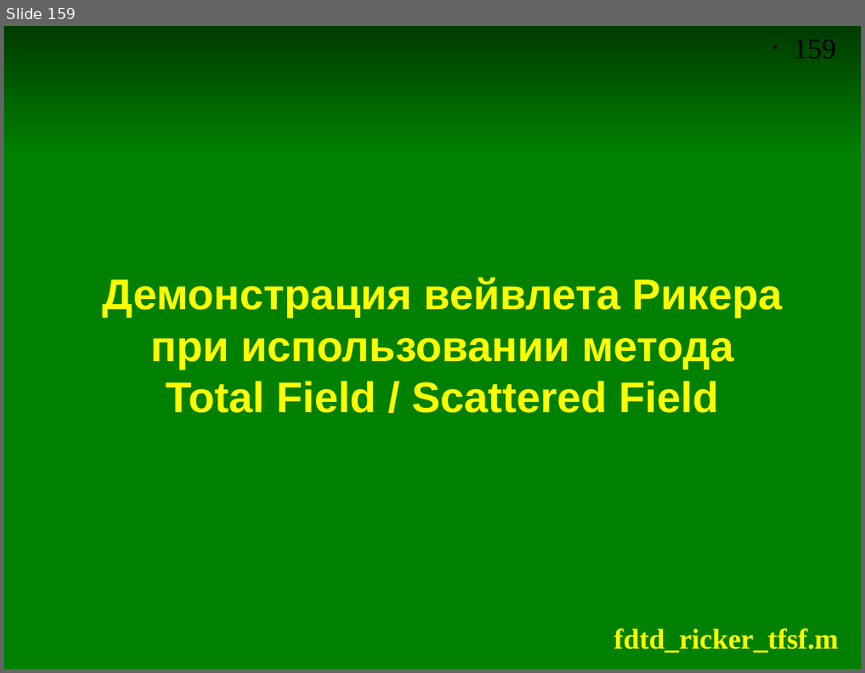
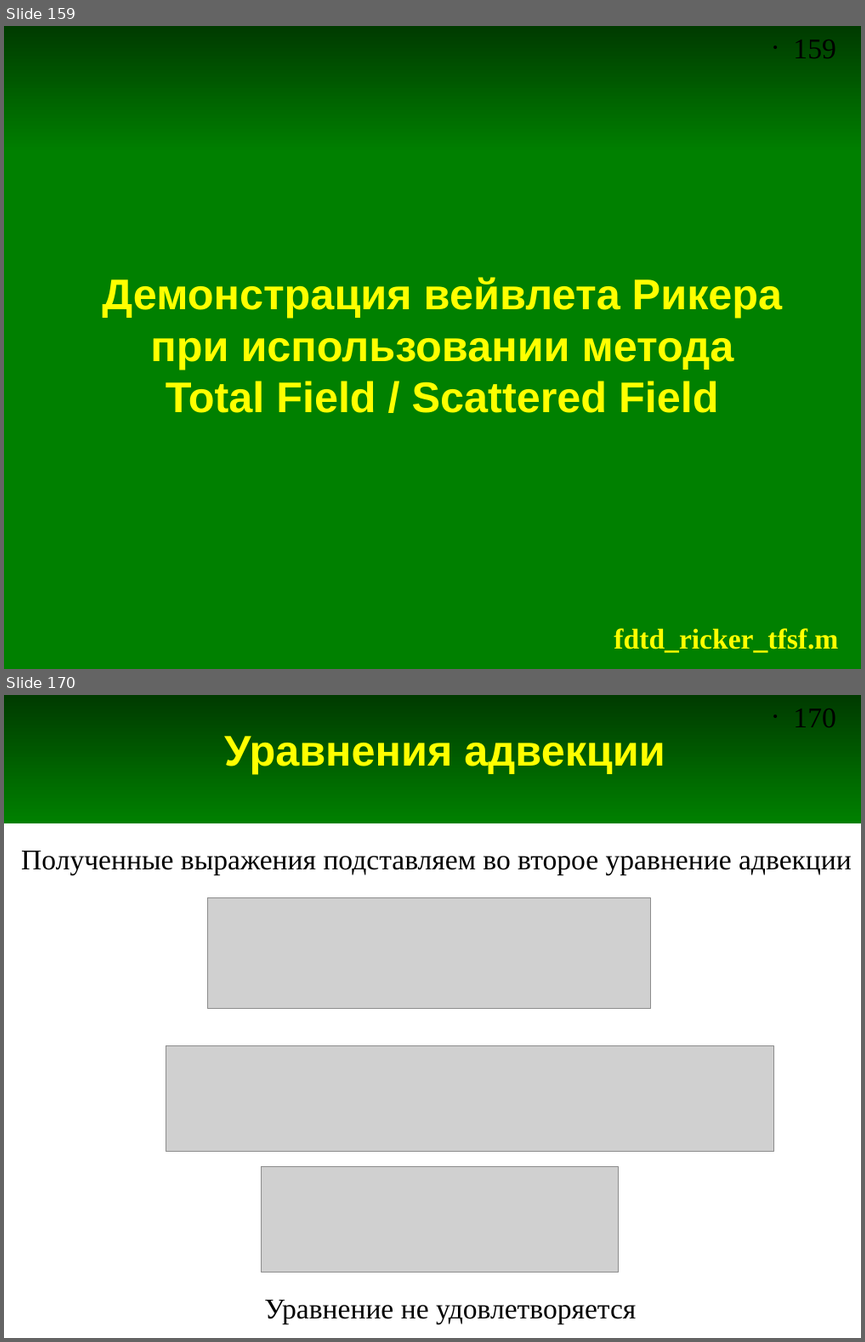
Before and after one commit to andris0147sv/modelling, a slide deck: presentations/2. FDTD.odp. Shown one above the other, each under a label of ours: slide 159 before the commit, slides 159 and 170 after it; the slides between them are not shown. The pictures are 865x673 and 865x1342 pixels, drawn with LibreOffice and Linux fonts; fonts in the diff are those of the drawing; grey boxes stand for pictures. Boxes give left, top, right and bottom in pixels: in the first picture for what was removed or moved away, otherwise in the second. Text is boxed around its words. In the diff, an @@ line names an element or a change of style, - is before the commit and + after.

```diff
--- a/presentations/2. FDTD.odp
+++ b/presentations/2. FDTD.odp
@@ slide 170 added at [4, 695, 861, 1338], background #FFFFFF; not listed: 2 template elements that a slide beside it also shows @@
@@ title added at [224, 736, 664, 774], 36 pt, text #FFFF00, bold @@
+Уравнения адвекции
@@ text added at [21, 851, 851, 874], 24 pt, text #000000 @@
+Полученные выражения подставляем во второе уравнение адвекции
@@ picture added at [208, 897, 651, 1009] @@
@@ picture added at [166, 1045, 773, 1151] @@
@@ picture added at [261, 1166, 618, 1271] @@
@@ text added at [264, 1299, 636, 1323], 24 pt, text #000000 @@
+Уравнение не удовлетворяется
```
Also in this commit, not shown: 1 slide changed, 11 other slides added.
